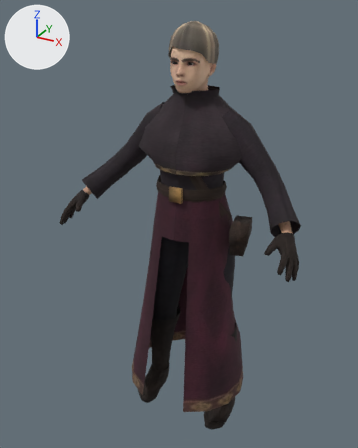
Renders of the glTF model public/models/personagens/ps2/player_fem_curto.glb from each side of a commit.
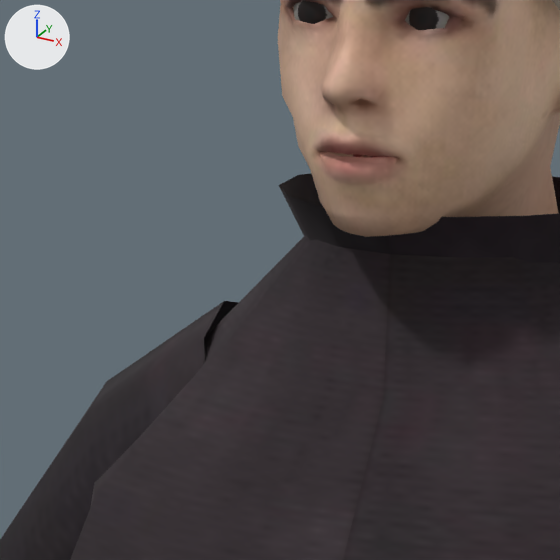
Old and new are each drawn whole from a 50 mm camera at (0.814, -1.624, 1.628) aimed at (-0.05, -0.052, 0.842) and again close up on the part from 37% to 58% of the width and 14% to 31% of the height. The axes (+X, +Y, +Z) are drawn at upper left. The lights are the same throughout. The older version's two pictures come first. Vertices at exactly the same position are counted once.

Names of what the first close-up shows: 'Human.low-poly_x', 'corpo', 'roupa' and 1 more.
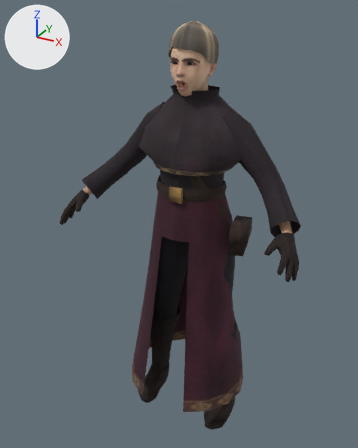
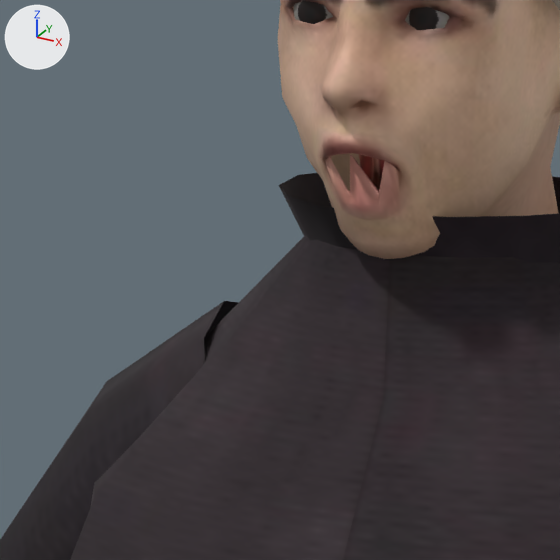
The newer file adds a shape key; the second version is drawn at full value of the shape key 'boca_abrir' of 'corpo', and the change is written as the vertex moves it makes.

What differs and where, as boxes [x1, y1, x2, y2] in the close-ups (560 x 560 px; the box of a moved part takes in the faces that stretch with it):
'corpo', reshaped: before [278, 0, 560, 237]; after [278, 0, 560, 259]
part 1 of me_female1605_001, moved or reshaped: before [287, 95, 511, 237]; after [286, 95, 511, 259]

Patch to the scene script:
```diff
--- a/public/models/personagens/ps2/player_fem_curto.glb.py
+++ b/public/models/personagens/ps2/player_fem_curto.glb.py
@@ me_female1605_001 @@
 me_female1605_001.from_pydata(...)  # 1123 vertices, 2164 faces; spans x -0.475..0.475, y -0.291..0.049, z 0.833..1.561
 # used by ob_corpo; location = (0.0, 0.0, 0.0)
+# me_female1605_001 part 1: 188 of 1123 vertices moved; they spanned x -0.062..0.062, y -0.148..-0.044, z 1.346..1.425 and now span x -0.062..0.062, y -0.148..-0.043, z 1.339..1.424; mean shift (0.0, 0.006, -0.007); largest move (0.0, -0.122, 1.359) -> (0.0, -0.102, 1.346)
 me_female1605_001.materials.append(mat_human_body)
```
